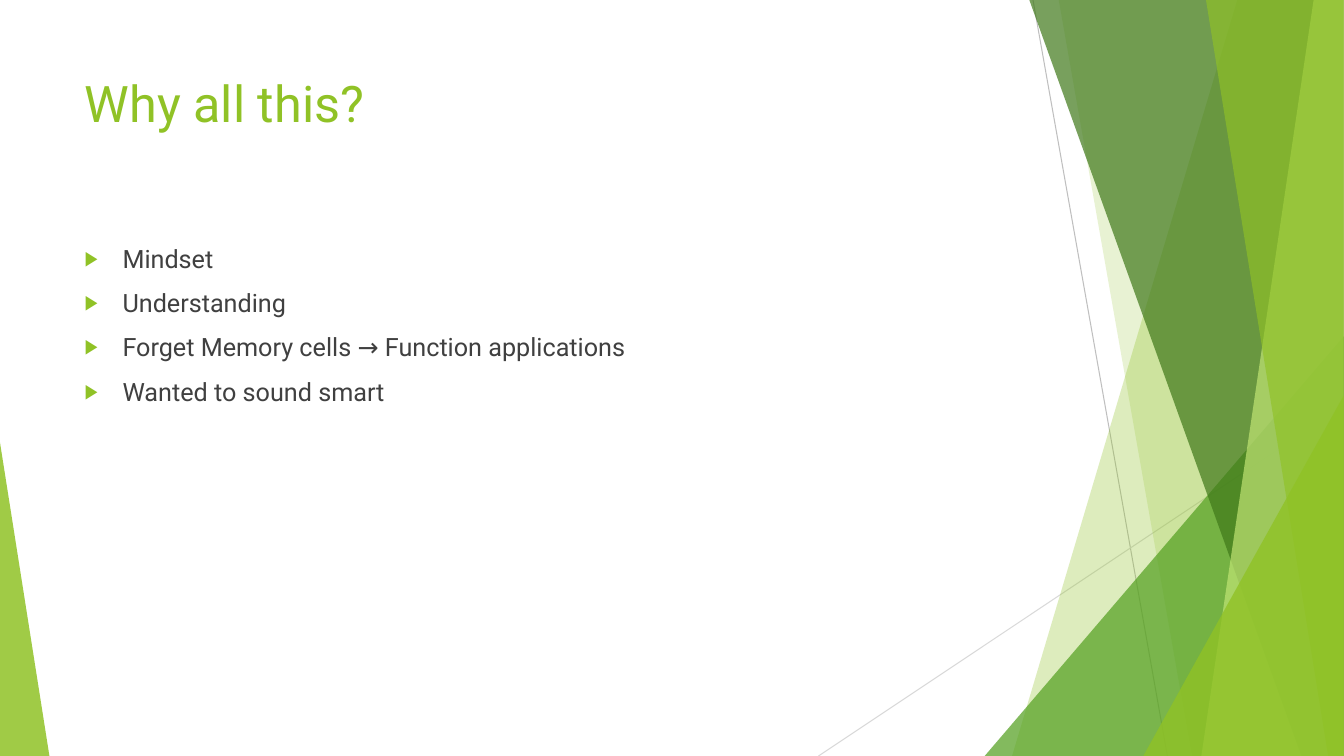
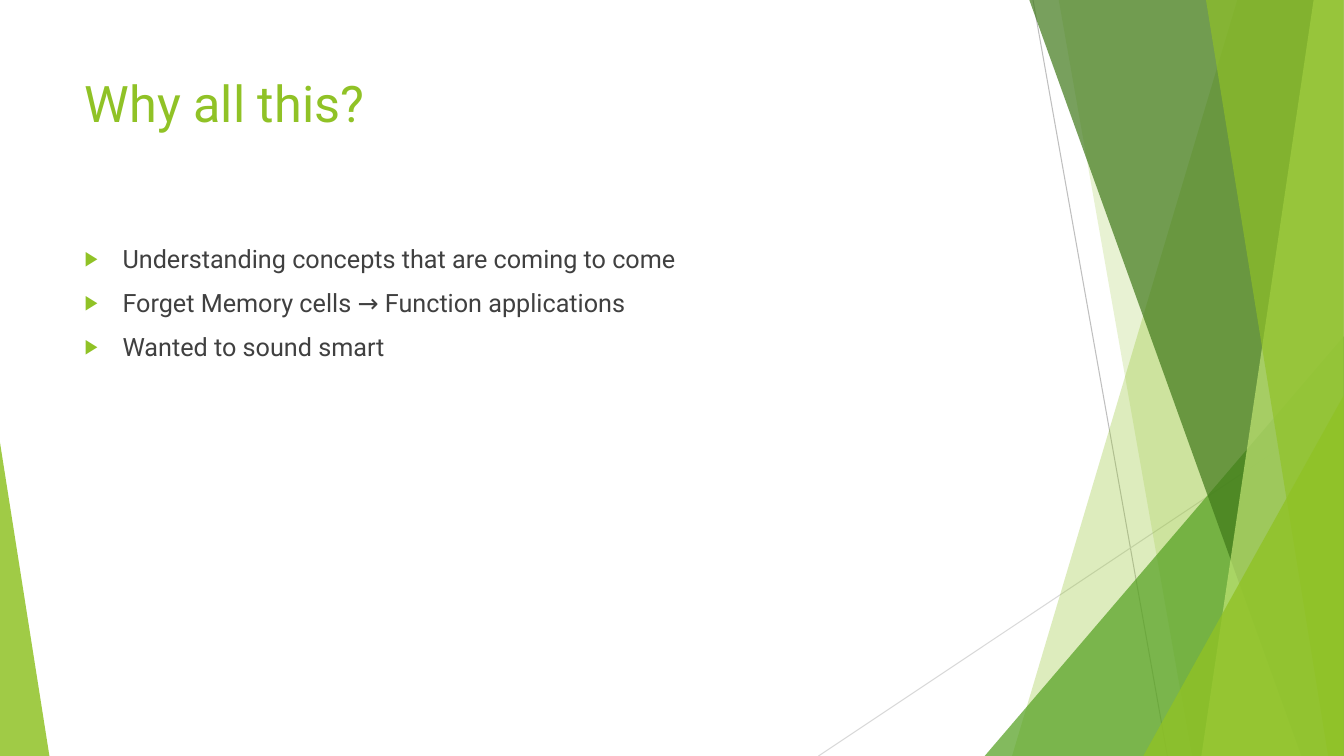
Before and after one commit to danielepo/F-Bootcamp, a slide deck: slide 8 of Presentation/Functional Programming with FSharp.pptx. Drawn at 1344x756 pixels with LibreOffice and Linux fonts; fonts in the diff are those of the drawing. Boxes give left, top, right and bottom in pixels: in the first picture for what was removed or moved away, otherwise in the second. Text is boxed around its words. In the diff, an @@ line names an element or a change of style, - is before the commit and + after.

```diff
--- a/Presentation/Functional Programming with FSharp.pptx
+++ b/Presentation/Functional Programming with FSharp.pptx
@@ text at (123, 249, 675, 274): text changed @@
-▶ Mindset
-▶ Understanding
+▶ Understanding concepts that are coming to come
```
Also in this commit, not shown: 23 other slides changed, 1 slide removed.
